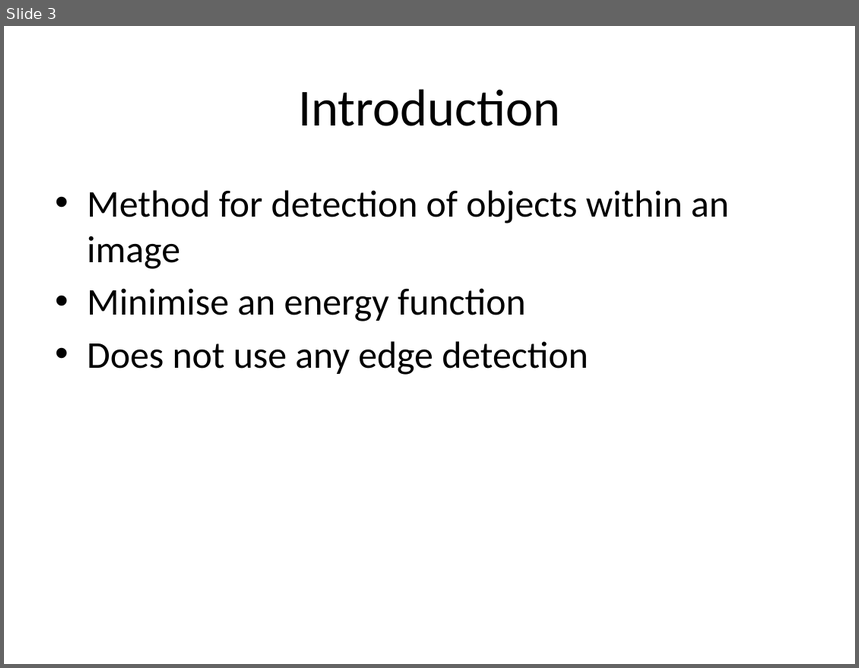
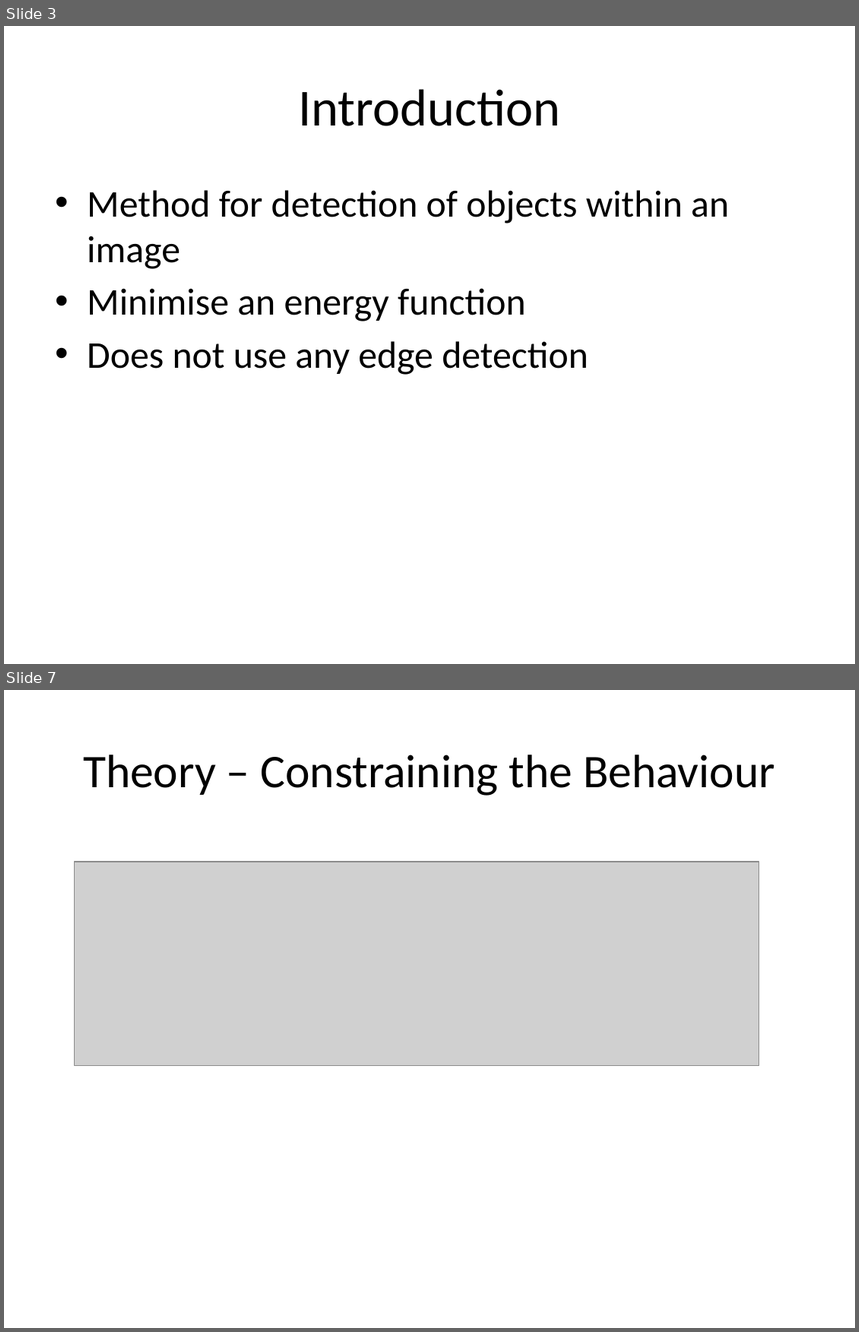
Before and after one commit to michaelwh/activecontnoedge, a slide deck: Active Contours Without Edges.pptx. Shown one above the other, each under a label of ours: slide 3 before the commit, slides 3 and 7 after it; the slides between them are not shown. The pictures are 859x668 and 859x1332 pixels, drawn with LibreOffice and Linux fonts; fonts in the diff are those of the drawing; grey boxes stand for pictures. Boxes give left, top, right and bottom in pixels: in the first picture for what was removed or moved away, otherwise in the second. Text is boxed around its words. In the diff, an @@ line names an element or a change of style, - is before the commit and + after.

```diff
--- a/Active Contours Without Edges.pptx
+++ b/Active Contours Without Edges.pptx
@@ slide 7 added at (4, 690, 855, 1328), background #FFFFFF @@
@@ title added at (83, 755, 775, 796), 39.6 pt, text #000000 @@
+Theory – Constraining the Behaviour
@@ picture added at (75, 862, 759, 1066) @@
```
Also in this commit, not shown: 3 other slides added, 4 slides removed.
